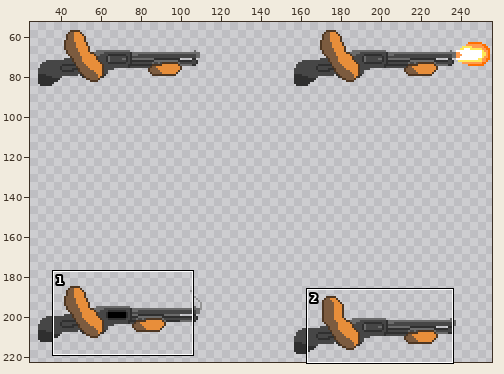
One commit to this sprite sheet: Assets/Art/Sprites/Player/Shotgun/JumpShoot-Sheet.png. Above, an overview of the earlier version with the close-up marked.
Close-up. Before the edit:
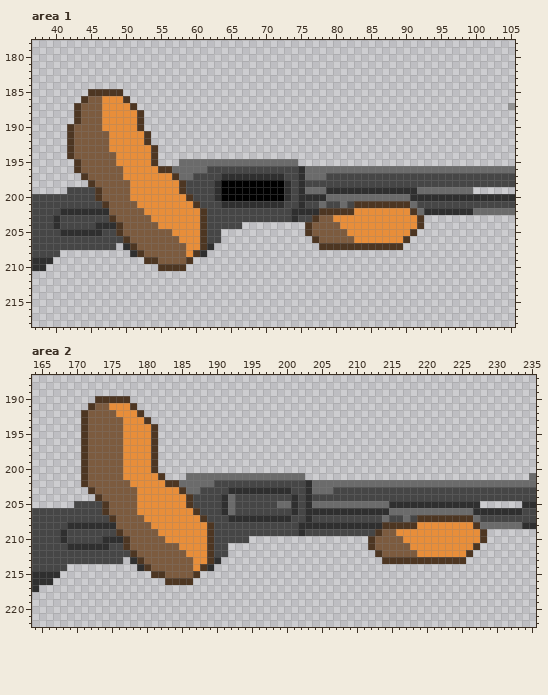
The file is 256x256 pixels. Shown: area 1: x 37..105, y 178..218; area 2: x 164..235, y 187..222. The wide view leaves out empty margins. The commit also changed other parts of the picture, which this record leaves out.
And afterwards:
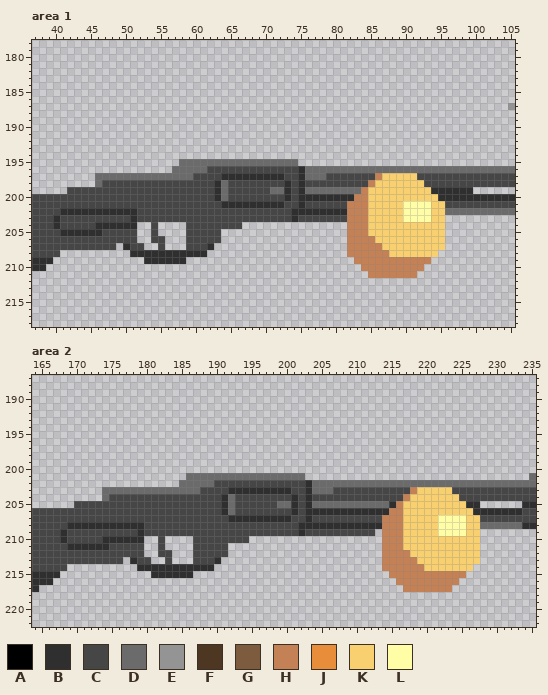
Palette (. is transparent): A #000000  B #2f2f2f  C #464646  D #6b6b6b  E #949494  F #4d3622  G #7c5b3f  H #c38155  J #e88e3a  K #f8d06f  L #fffea7
Changes in this commit:
Changed rows in their new state; - is an unchanged pixel.
Area 1:
first column x 42:
185 ---.....--------------------------------------------------
186 --.......-------------------------------------------------
187 -.........------------------------------------------------
188 -..........-----------------------------------------------
189 -..........-----------------------------------------------
190 ...........-----------------------------------------------
191 ............----------------------------------------------
192 ............----------------------------------------------
193 .............---------------------------------------------
194 .............---------------------------------------------
195 -............---------------------------------------------
196 -..............-------------------------------------------
197 --..DDDDDDDDDDDD----------------------------HKKKKK--------
198 ---.DCCCCCCCCCCCC-----DCCCCCCCC------------HKKKKKKK-------
199 ----CCCCCCCCCCCCC-----DCCCCCCDD------DDDDDHKKKKKKKKKBBBBBB
200 ----CCCCCCCCCCCCCC----DCCCCCCCC------BBBBHHKKKKKKKKKK-----
201 -----CCCCCCCCCCCCCC-----------------C--CHHHKKKKKLLLLKK----
202 ------BBBBCCCCCCCCCC----------------BBBBHHHKKKKKLLLLKKDDDD
203 ------CCCBCCCCCCCCCC---------------CCCCCHHHKKKKKLLLLKK----
204 -------BBB..C....CCC--------------......HHHKKKKKKKKKKK----
205 -------CCC..C....CCC--------------......HHHKKKKKKKKKKK----
206 --------CC..CC...CCC---------------.....HHHHKKKKKKKKKK----
207 ---------CC..C...CCC----------------....HHHHHKKKKKKKKK----
208 ----------BBBBBBBBB---------------------HHHHHHKKKKKKK-----
209 -----------BBBBBB.-----------------------HHHHHHHHHHH------
210 -------------....-------------------------HHHHHHHHH-------
211 -------------------------------------------HHHHHHH--------
Area 2:
first column x 171:
190 --.....---------------------------------------------------
191 -.......--------------------------------------------------
192 .........-------------------------------------------------
193 ..........------------------------------------------------
194 ...........-----------------------------------------------
195 ...........-----------------------------------------------
196 ...........-----------------------------------------------
197 ...........-----------------------------------------------
198 ...........-----------------------------------------------
199 ...........-----------------------------------------------
200 ...........-----------------------------------------------
201 ............----------------------------------------------
202 ..............--------------------------------------------
203 -..DDDDDDDDDDDD--------------------------------HKKKKK-----
204 --.DCCCCCCCCCCCC------------------------------HKKKKKKK----
205 ---CCCCCCCCCCCCC-----------------------------HKKKKKKKKK---
206 ---CCCCCCCCCCCCCC---------------------------HHKKKKKKKKKK--
207 ----CCCCCCCCCCCCCC-------------------------HHHKKKKKLLLLKK-
208 -----BBBBCCCCCCCCCC------------------------HHHKKKKKLLLLKK-
209 -----CCCBCCCCCCCCCC-----------------------.HHHKKKKKLLLLKK.
210 ------BBB..C....CCC----------------------..HHHKKKKKKKKKKK.
211 ------CCC..C....CCC----------------------..HHHKKKKKKKKKKK-
212 -------CC..CC...CCC-----------------------.HHHHKKKKKKKKKK-
213 --------CC..C...CCC------------------------HHHHHKKKKKKKKK-
214 ---------BBBBBBBBB-------------------------HHHHHHKKKKKKK--
215 ----------BBBBBB.---------------------------HHHHHHHHHHH---
216 ------------....-----------------------------HHHHHHHHH----
217 ----------------------------------------------HHHHHHH-----
Where, in picture pixels (left, top, right, bottom), the same in both close-ups:
changed: (67, 89, 284, 271)
changed: (305, 173, 473, 278)
changed: (81, 396, 214, 585)
changed: (368, 487, 487, 592)
